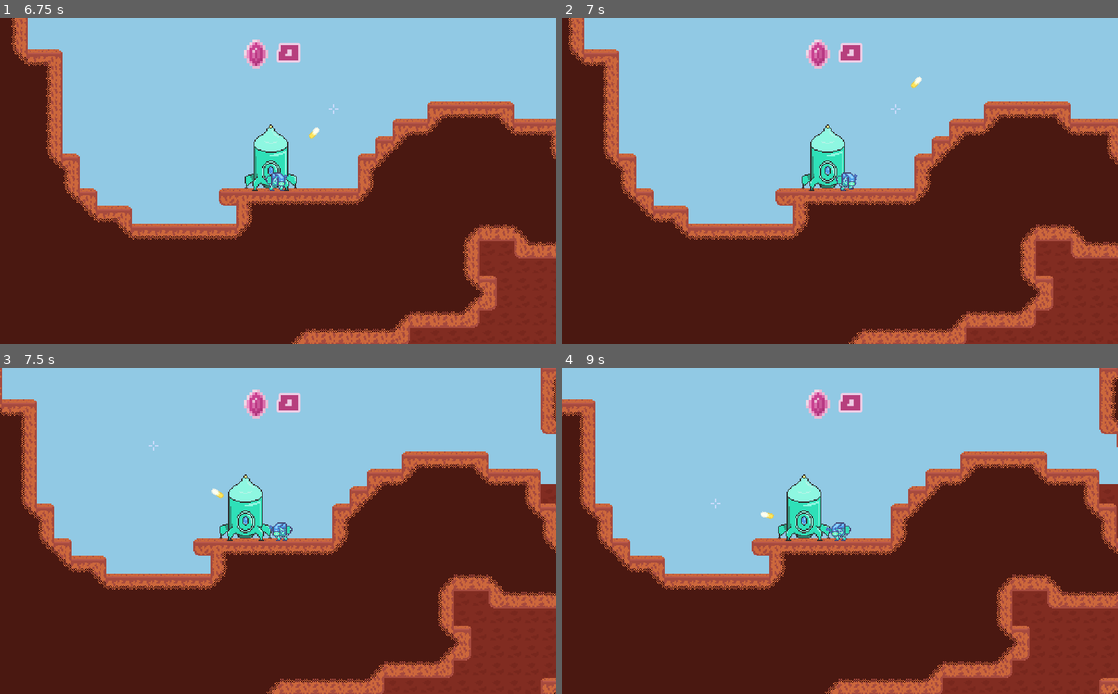
Above: before the commit, frames 1-4 (two rows, left to right).
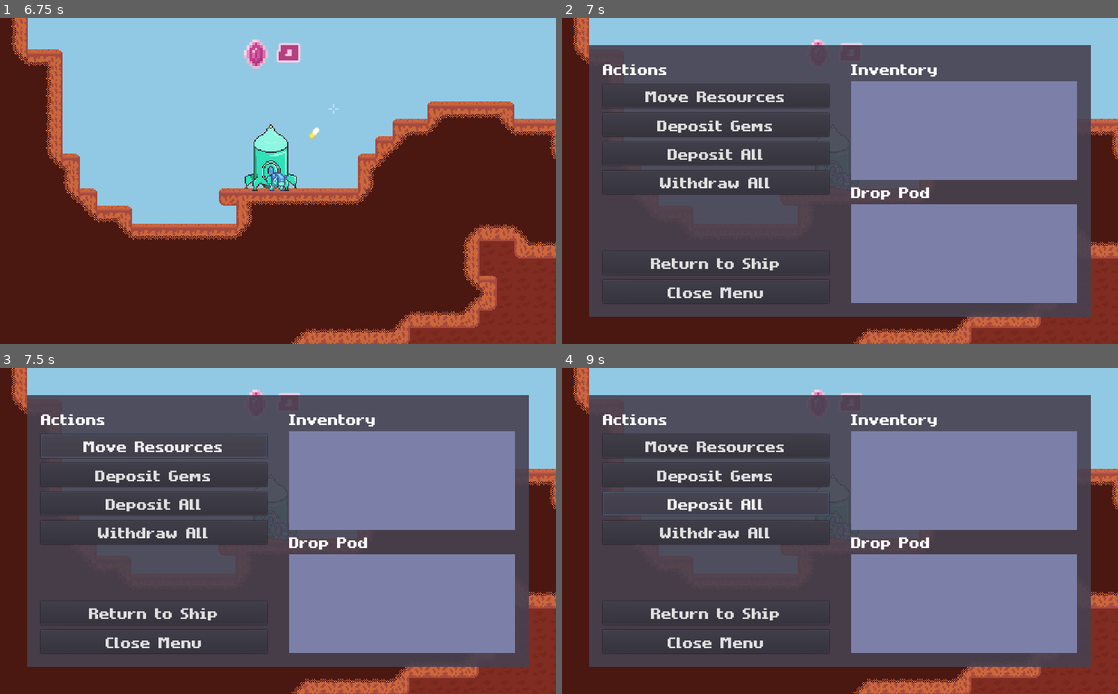
Above: after the commit, the same moments.

Repository: MichaelRRyan/Mecha-Miners
Game: Godot game, scene res://scenes/screens/ShipScreen.tscn
The game is run twice, just before and just after one commit, with the same random seed, the same clock (stepped at 60 frames per second) and the same inputs.
Inputs (mouse positions are in pixels of both pictures, inside the frame that each line leads up to):
- Up to frame 1 (6.75 s): click "> Navigate" at 0.5 s; click "> Free for all planet" at 1.25 s; click "> Drop zone 1" at 2 s; tap Enter at 2.75 s; move the mouse to (400, 164) at 2.77 s; hold D (move_right) 2.78-3.5 s; hold H (toggle_network_panel) 2.78-3.5 s; tap W (jump) at 3.02, 6.02 s; tap E (interact, bound only after the commit) at 3.05, 5.85 s; click (278, 200) at 3.52 s; type "12" at 3.6 s; click "Host" at 4.25 s; click "Join" at 5 s; move the mouse to (166, 197) at 5.77 s; hold A (move_left) 5.78-6.53 s; tap H (toggle_network_panel) at 6.05 s; move the mouse to (333, 109) at 6.52 s; press the mouse at (333, 109) at 6.53 s; hold D (move_right) from 6.53 s (still down)
- Up to frame 2 (7 s): keep holding D (move_right); tap E (interact, bound only after the commit) at 6.8 s
- Up to frame 3 (7.5 s): release D (move_right) at 7.25 s; release the mouse at (333, 459) at 7.25 s; click (155, 446) at 7.25 s, where only the run after the commit has a clickable "Move Resources"
- Up to frame 4 (9 s): click (717, 475) at 8 s, where only the run after the commit has a clickable "Deposit Gems"; click (717, 504) at 8.75 s, where only the run after the commit has a clickable "Deposit All"

Frame 1 is identical in both runs. In frame 2, 76% of the frame differs, in the area x 1-100%, y 0-100%; in frame 3, 79%; in frame 4, 79%, in the area x 0-100%, y 0-100%.
Error before the commit: Invalid call. Nonexistent function 'close_server' in base 'Node (Network.gd)'. (res://scripts/NetworkPanel.gd:50)
Error after the commit: Invalid call. Nonexistent function 'close_server' in base 'Node (Network.gd)'. (res://scripts/NetworkPanel.gd:39)

Commit message:
Added basic ship menu functionality
Added a menu to the drop pod that can be toggled with 'E' or the top button (Y/Triangle) on controllers when standing nearby.

Added the ability to close the menu or return to the ship.

Added some generic screen switching code to the GUI Manager.

Diff:
--- a/project.godot
+++ b/project.godot
@@ -90,6 +90,12 @@
 "events": [ Object(InputEventMouseButton,"resource_local_to_scene":false,"resource_name":"","device":-1,"alt":false,"sh …(213 unchanged characters)…
  ]
 }
+interact={
+"deadzone": 0.5,
+"events": [ Object(InputEventKey,"resource_local_to_scene":false,"resource_name":"","device":0,"alt":false,"shift":false,"control":false,"meta":false,"command":false,"pressed":false,"scancode":69,"physical_scancode":0,"unicode":0,"echo":false,"script":null)
+, Object(InputEventJoypadButton,"resource_local_to_scene":false,"resource_name":"","device":-1,"button_index":3,"pressure":0.0,"pressed":false,"script":null)
+ ]
+}
 
 [layer_names]
 
--- /dev/null
+++ b/scenes/DropPod.tscn
@@ -0,0 +1,36 @@
+[gd_scene load_steps=5 format=2]
+
+[ext_resource path="res://assets/images/spritesheet.png" type="Texture" id=1]
+[ext_resource path="res://scripts/DropPod.gd" type="Script" id=2]
+
+[sub_resource type="RectangleShape2D" id=1]
+extents = Vector2( 24, 30.5 )
+
+[sub_resource type="RectangleShape2D" id=2]
+extents = Vector2( 32, 32 )
+
+[node name="DropPod" type="KinematicBody2D"]
+pause_mode = 2
+position = Vector2( 64, 98 )
+z_index = -50
+collision_layer = 0
+script = ExtResource( 2 )
+
+[node name="Sprite" type="Sprite" parent="."]
+texture = ExtResource( 1 )
+region_enabled = true
+region_rect = Rect2( 0, 128, 64, 64 )
+
+[node name="CollisionShape2D" type="CollisionShape2D" parent="."]
+visible = false
+position = Vector2( 0, 1.5 )
+shape = SubResource( 1 )
+
+[node name="PlayerDetector" type="Area2D" parent="."]
+visible = false
+
+[node name="CollisionShape2D" type="CollisionShape2D" parent="PlayerDetector"]
+shape = SubResource( 2 )
+
+[connection signal="body_entered" from="PlayerDetector" to="." method="_on_PlayerDetector_body_entered"]
+[connection signal="body_exited" from="PlayerDetector" to="." method="_on_PlayerDetector_body_exited"]
--- /dev/null
+++ b/scenes/DropPodMenu.tscn
@@ -0,0 +1,126 @@
+[gd_scene load_steps=3 format=2]
+
+[ext_resource path="res://resources/themes/MenuTheme.tres" type="Theme" id=1]
+[ext_resource path="res://scripts/DropPodMenu.gd" type="Script" id=2]
+
+[node name="DropPodMenu" type="Control"]
+anchor_right = 1.0
+anchor_bottom = 1.0
+margin_left = 50.0
+margin_top = 50.0
+margin_right = -50.0
+margin_bottom = -50.0
+theme = ExtResource( 1 )
+script = ExtResource( 2 )
+__meta__ = {
+"_edit_use_anchors_": false
+}
+
+[node name="Background" type="ColorRect" parent="."]
+anchor_right = 1.0
+anchor_bottom = 1.0
+color = Color( 0.278431, 0.254902, 0.313726, 0.901961 )
+__meta__ = {
+"_edit_use_anchors_": false
+}
+
+[node name="HDivider" type="HBoxContainer" parent="."]
+anchor_right = 1.0
+anchor_bottom = 1.0
+margin_left = 25.0
+margin_top = 25.0
+margin_right = -25.0
+margin_bottom = -25.0
+custom_constants/separation = 40
+__meta__ = {
+"_edit_use_anchors_": false
+}
+
+[node name="ActionsList" type="VBoxContainer" parent="HDivider"]
+margin_right = 417.0
+margin_bottom = 450.0
+size_flags_horizontal = 3
+size_flags_vertical = 3
+custom_constants/separation = 10
+
+[node name="ActionsTitle" type="Label" parent="HDivider/ActionsList"]
+margin_right = 417.0
+margin_bottom = 36.0
+text = "Actions"
+
+[node name="ResourcesActionList" type="VBoxContainer" parent="HDivider/ActionsList"]
+margin_top = 46.0
+margin_right = 417.0
+margin_bottom = 346.0
+size_flags_horizontal = 3
+size_flags_vertical = 3
+custom_constants/separation = 10
+
+[node name="MoveResources" type="Button" parent="HDivider/ActionsList/ResourcesActionList"]
+margin_right = 417.0
+margin_bottom = 42.0
+text = "Move Resources"
+
+[node name="DepositGems" type="Button" parent="HDivider/ActionsList/ResourcesActionList"]
+margin_top = 52.0
+margin_right = 417.0
+margin_bottom = 94.0
+text = "Deposit Gems"
+
+[node name="DepositAll" type="Button" parent="HDivider/ActionsList/ResourcesActionList"]
+margin_top = 104.0
+margin_right = 417.0
+margin_bottom = 146.0
+text = "Deposit All"
+
+[node name="WithdrawAll" type="Button" parent="HDivider/ActionsList/ResourcesActionList"]
+margin_top = 156.0
+margin_right = 417.0
+margin_bottom = 198.0
+text = "Withdraw All"
+
+[node name="ReturnToShip" type="Button" parent="HDivider/ActionsList"]
+margin_top = 356.0
+margin_right = 417.0
+margin_bottom = 398.0
+text = "Return to Ship"
+
+[node name="CloseMenu" type="Button" parent="HDivider/ActionsList"]
+margin_top = 408.0
+margin_right = 417.0
+margin_bottom = 450.0
+text = "Close Menu"
+
+[node name="InventoryList" type="VBoxContainer" parent="HDivider"]
+margin_left = 457.0
+margin_right = 874.0
+margin_bottom = 450.0
+size_flags_horizontal = 3
+
+[node name="InventoryTitle" type="Label" parent="HDivider/InventoryList"]
+margin_right = 417.0
+margin_bottom = 36.0
+text = "Inventory"
+
+[node name="InventoryBackground" type="ColorRect" parent="HDivider/InventoryList"]
+margin_top = 40.0
+margin_right = 417.0
+margin_bottom = 223.0
+size_flags_vertical = 3
+color = Color( 0.490196, 0.505882, 0.662745, 1 )
+
+[node name="DropPodTitle" type="Label" parent="HDivider/InventoryList"]
+margin_top = 227.0
+margin_right = 417.0
+margin_bottom = 263.0
+text = "Drop Pod"
+
+[node name="DropPodBackground" type="ColorRect" parent="HDivider/InventoryList"]
+margin_top = 267.0
+margin_right = 417.0
+margin_bottom = 450.0
+size_flags_vertical = 3
+color = Color( 0.490196, 0.505882, 0.662745, 1 )
+
+[connection signal="pressed" from="HDivider/ActionsList/ReturnToShip" to="." method="_on_ReturnToShip_pressed"]
+[connection signal="pressed" from="HDivider/ActionsList/CloseMenu" to="." method="_on_CloseMenu_pressed"]
--- a/scenes/GUIManager.tscn
+++ b/scenes/GUIManager.tscn
@@ -1,8 +1,9 @@
-[gd_scene load_steps=4 format=2]
+[gd_scene load_steps=5 format=2]
 
 [ext_resource path="res://scenes/CrystalsAmount.tscn" type="PackedScene" id=1]
 [ext_resource path="res://scenes/NetworkPanel.tscn" type="PackedScene" id=2]
 [ext_resource path="res://scripts/GUIManager.gd" type="Script" id=3]
+[ext_resource path="res://scenes/DropPodMenu.tscn" type="PackedScene" id=4]
 
 [node name="GUIManager" type="CanvasLayer"]
 pause_mode = 2
@@ -11,3 +12,8 @@
 [node name="NetworkPanel" parent="." instance=ExtResource( 2 )]
 
 [node name="CrystalsAmount" parent="." instance=ExtResource( 1 )]
+
+[node name="DropPodMenu" parent="." instance=ExtResource( 4 )]
+visible = false
+
+[connection signal="menu_closed" from="DropPodMenu" to="." method="_on_DropPod_menu_closed"]
--- a/scenes/Gameplay.tscn
+++ b/scenes/Gameplay.tscn
@@ -1,15 +1,12 @@
-[gd_scene load_steps=9 format=2]
+[gd_scene load_steps=8 format=2]
 
 [ext_resource path="res://scenes/Player.tscn" type="PackedScene" id=1]
 [ext_resource path="res://scenes/Terrain.tscn" type="PackedScene" id=2]
 [ext_resource path="res://scenes/GUIManager.tscn" type="PackedScene" id=3]
 [ext_resource path="res://scripts/BulletManager.gd" type="Script" id=4]
-[ext_resource path="res://assets/images/spritesheet.png" type="Texture" id=5]
+[ext_resource path="res://scenes/DropPod.tscn" type="PackedScene" id=5]
 [ext_resource path="res://scenes/Cursor.tscn" type="PackedScene" id=6]
 [ext_resource path="res://scripts/PlayerManager.gd" type="Script" id=7]
-
-[sub_resource type="RectangleShape2D" id=1]
-extents = Vector2( 24, 30.5 )
 
 [node name="Gameplay" type="Node2D"]
 
@@ -42,22 +39,8 @@
 
 [node name="CrystalShards" type="Node2D" parent="." groups=["crystal_container"]]
 
-[node name="DropPod" type="KinematicBody2D" parent="."]
-position = Vector2( 64, 98 )
-z_index = -50
-collision_layer = 0
-__meta__ = {
-"_edit_group_": true
-}
+[node name="DropPod" parent="." instance=ExtResource( 5 )]
 
-[node name="Sprite" type="Sprite" parent="DropPod"]
-texture = ExtResource( 5 )
-region_enabled = true
-region_rect = Rect2( 0, 128, 64, 64 )
-
-[node name="CollisionShape2D" type="CollisionShape2D" parent="DropPod"]
-visible = false
-position = Vector2( 0, 1.5 )
-shape = SubResource( 1 )
-
+[connection signal="menu_toggled" from="GUIManager" to="Cursor" method="_on_GUIManager_menu_toggled"]
 [connection signal="crystal_amount_changed" from="PlayerManager/Player" to="GUIManager" method="_on_Player_crystal_amount_changed"]
+[connection signal="menu_toggled" from="DropPod" to="GUIManager" method="_on_DropPod_menu_toggled"]
--- a/scripts/Cursor.gd
+++ b/scripts/Cursor.gd
@@ -25,12 +25,23 @@
 
 
 # -----------------------------------------------------------------------------
-# TEMPORARY.
-func _input(event):
-	if event is InputEventKey:
-		if event.is_action_pressed("toggle_network_panel"):
+## TEMPORARY.
+#func _input(event):
+#	if event is InputEventKey:
+#		if event.is_action_pressed("toggle_network_panel"):
+#
+#			if visible: Input.set_mouse_mode(Input.MOUSE_MODE_VISIBLE)
+#			else: Input.set_mouse_mode(Input.MOUSE_MODE_HIDDEN)
+#
+#			visible = !visible
 
-			if visible: Input.set_mouse_mode(Input.MOUSE_MODE_VISIBLE)
-			else: Input.set_mouse_mode(Input.MOUSE_MODE_HIDDEN)
 
-			visible = !visible
+# -----------------------------------------------------------------------------
+func _on_GUIManager_menu_toggled(opened):
+	if opened: Input.set_mouse_mode(Input.MOUSE_MODE_VISIBLE)
+	else: Input.set_mouse_mode(Input.MOUSE_MODE_HIDDEN)
+
+	visible = !opened
+
+
+# -----------------------------------------------------------------------------
--- /dev/null
+++ b/scripts/DropPod.gd
@@ -0,0 +1,29 @@
+extends KinematicBody2D
+
+signal menu_toggled
+
+var player_in_range = false
+
+
+# -----------------------------------------------------------------------------
+func _on_PlayerDetector_body_entered(body):
+	# Checks if the body is a non remote player.
+	if (body.is_in_group("player")
+		and (not Network.is_online or body.is_network_master())):
+			player_in_range = true
+
+
+# -----------------------------------------------------------------------------
+func _on_PlayerDetector_body_exited(body):
+	# Checks if the body is a non remote player.
+	if (body.is_in_group("player")
+		and (not Network.is_online or body.is_network_master())):
+			player_in_range = false
+
+
+# -----------------------------------------------------------------------------
+func _input(event):
+	if event.is_action_pressed("interact"):
+		emit_signal("menu_toggled")
+
+# -----------------------------------------------------------------------------
--- /dev/null
+++ b/scripts/DropPodMenu.gd
@@ -0,0 +1,18 @@
+extends Control
+
+signal menu_closed
+
+
+# -----------------------------------------------------------------------------
+func _on_ReturnToShip_pressed():
+	get_tree().paused = false
+	if get_tree().change_scene("res://scenes/screens/ShipScreen.tscn") != OK:
+		print("Error changing from DropPodMenu to ShipScreen.")
+
+
+# -----------------------------------------------------------------------------
+func _on_CloseMenu_pressed():
+	emit_signal("menu_closed")
+
+
+# -----------------------------------------------------------------------------
--- a/scripts/GUIManager.gd
+++ b/scripts/GUIManager.gd
@@ -1,5 +1,62 @@
 extends CanvasLayer
 
+signal menu_toggled(opened)
 
+var _current_screen = null
+
+
+# -----------------------------------------------------------------------------
 func _on_Player_crystal_amount_changed(total_crystals):
 	$CrystalsAmount/Amount.text = str(total_crystals)
+
+
+# -----------------------------------------------------------------------------
+func _on_DropPod_menu_toggled():
+	# Switch screen if no currently selected screen, switches to drop pod menu.
+	if _current_screen == null:
+		_switch_screen($DropPodMenu)
+
+	# If the drop pod menu is active, disables it.
+	elif _current_screen == $DropPodMenu:
+		_switch_screen(null)
+
+
+# -----------------------------------------------------------------------------
+func _on_DropPod_menu_closed():
+	_switch_screen(null)
+
+
+# -----------------------------------------------------------------------------
+func _input(event):
+	if event is InputEventKey:
+
+		# If the exit key was pressed, exits the game.
+		if event.is_action_pressed("exit"):
+			get_tree().quit()
+
+		# Toggles the network panel if no other screen is active.
+		if event.is_action_pressed("toggle_network_panel"):
+			if _current_screen == null:
+				_switch_screen($NetworkPanel)
+
+			elif _current_screen == $NetworkPanel:
+				_switch_screen(null)
+
+
+# -----------------------------------------------------------------------------
+func _switch_screen(new_screen):
+	var screen_is_valid = new_screen != null
+
+	if _current_screen:
+		_current_screen.hide()
+
+	_current_screen = new_screen
+
+	if _current_screen:
+		_current_screen.show()
+
+	get_tree().paused = screen_is_valid
+	emit_signal("menu_toggled", screen_is_valid)
+
+
+# -----------------------------------------------------------------------------
--- a/scripts/NetworkPanel.gd
+++ b/scripts/NetworkPanel.gd
@@ -16,17 +16,6 @@
 			ip_adress =  IP.resolve_hostname(str(OS.get_environment("HOSTNAME")),1)
 
 	$Content/IPLabel.text = "Private IP: " + ip_adress
-
-
-# -----------------------------------------------------------------------------
-func _input(event):
-	if event is InputEventKey:
-		if event.is_action_pressed("toggle_network_panel"):
-			visible = !visible
-			get_tree().paused = visible
-
-		if event.is_action_pressed("exit"):
-			get_tree().quit()
 
 
 # -----------------------------------------------------------------------------
